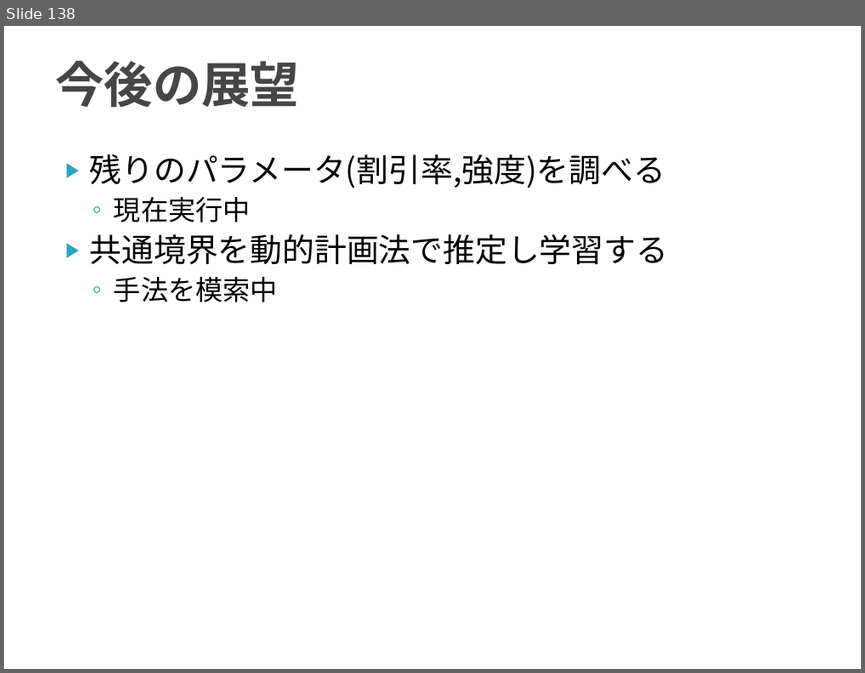
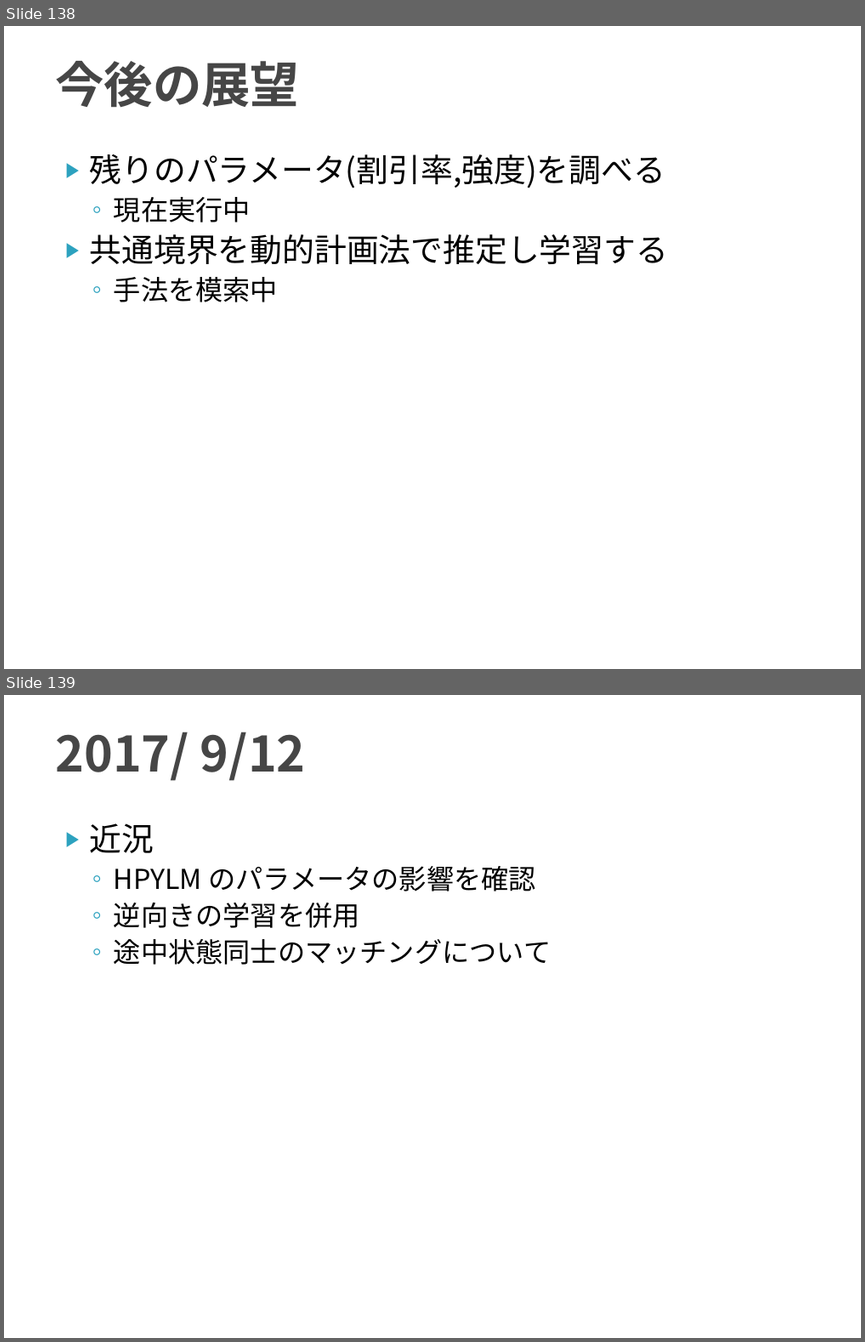
Before and after one commit to TetsuyaKomota/MyMasterStudies, a slide deck: slides/discussion2016.pptx. Shown one above the other, each under a label of ours: slide 138 before the commit, slides 138 and 139 after it. The pictures are 865x673 and 865x1342 pixels, drawn with LibreOffice and Linux fonts; fonts in the diff are those of the drawing. Boxes give left, top, right and bottom in pixels: in the first picture for what was removed or moved away, otherwise in the second. Text is boxed around its words. In the diff, an @@ line names an element or a change of style, - is before the commit and + after.

```diff
--- a/slides/discussion2016.pptx
+++ b/slides/discussion2016.pptx
@@ slide 139 added at [4,695,861,1338], background #FFFFFF @@
@@ title added at [55,732,306,781], 41 pt, text #464646, bold @@
+2017/ 9/12
@@ text added at [90,823,551,964], 23 pt, text #000000 @@
+▶ 近況
+  ◦ HPYLM のパラメータの影響を確認
+  ◦ 逆向きの学習を併用
+  ◦ 途中状態同士のマッチングについて
```
Also in this commit, not shown: 6 other slides added, 4 other files.
